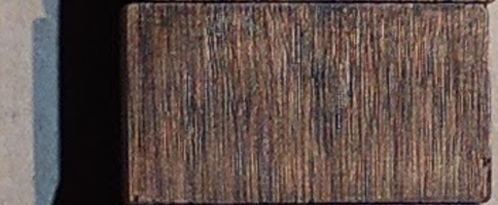
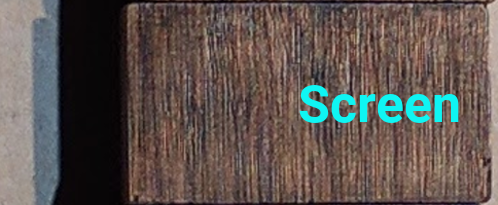
Layers edited between the first and the second (498, 205) image:
added layer "Screen" above "IMG_20170330_195846.jpg" over [299, 85, 459, 123]
